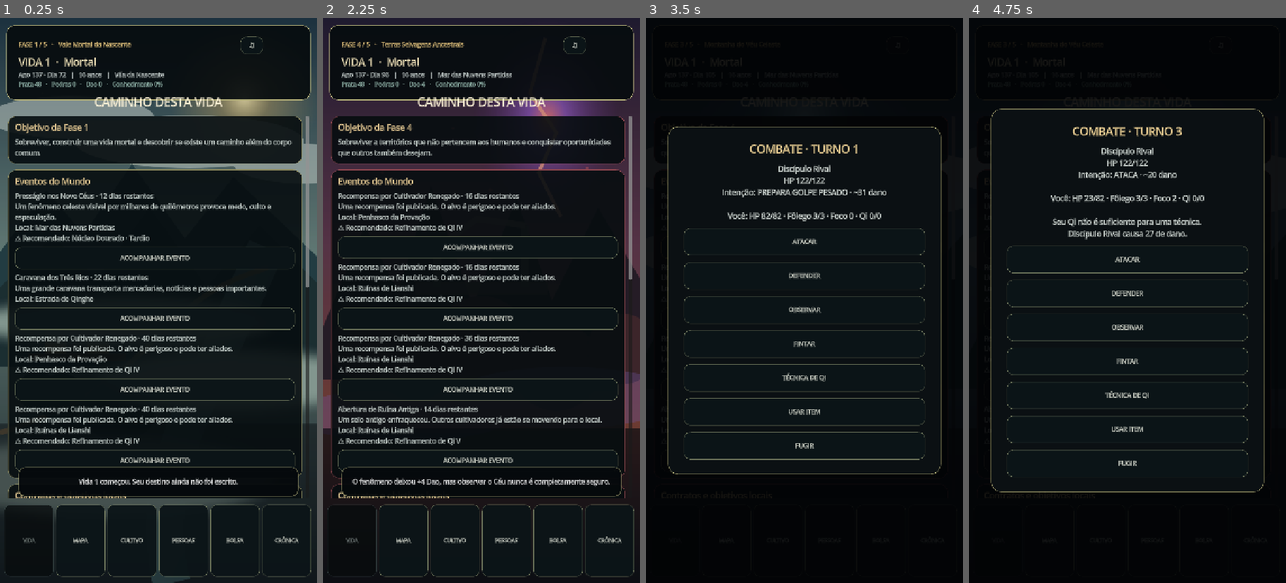
Above: before the commit, frames 1-4 (left to right).
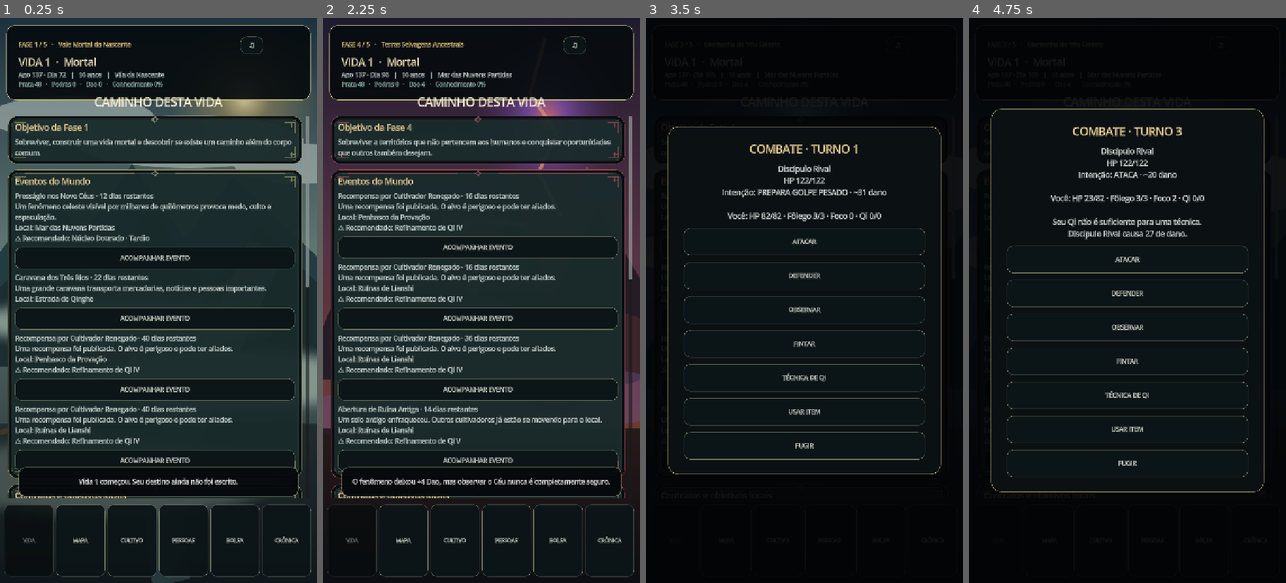
Above: after the commit, the same moments.

Repository: kanintsu/Nove-ceus
Game: Godot game, scene res://main.tscn
Two runs of this game, one before a commit and one after it. Both use one fixed random seed, a clock stepped at 60 frames per second and the inputs below.
Inputs:
- Up to frame 1 (0.25 s): no input
- Up to frame 2 (2.25 s): click "♫" at 0.5 s; click "×" at 1.25 s; click "ACOMPANHAR EVENTO" at 2 s
- Up to frame 3 (3.5 s): click "ACOMPANHAR EVENTO" at 2.75 s
- Up to frame 4 (4.75 s): click "ACOMPANHAR EVENTO" at 3.5 s; click "ACOMPANHAR EVENTO" at 4.25 s

The runs differ from the first frame. In frame 1, 15% of the frame differs, in the area x 2-96%, y 17-85%; in frame 2, 33%; in frame 3, less than 0.1%; in frame 4, less than 0.1%.

Commit message:
visual: rebuild cards with true ornamental frame

Diff:
--- a/scripts/mobile/mobile_card.gd
+++ b/scripts/mobile/mobile_card.gd
@@ -1,24 +1,76 @@
 class_name MobileCard
 extends VBoxContainer
 
-var panel_color := Color(0.055,0.075,0.085,0.90)
-var border_color := Color(0.55,0.50,0.36,0.45)
+var panel_color := Color("#10262b")
+var border_color := Color("#b99f61")
+var inner_glow := Color("#6aa8a0")
 
 func _ready() -> void:
 	add_theme_constant_override("separation",8)
 	custom_minimum_size = Vector2(668,0)
 	queue_redraw()
 
-func _draw() -> void:
+func _notification(what:int) -> void:
+	if what == NOTIFICATION_DRAW:
+		_draw_card()
+
+func _draw_card() -> void:
 	var style := StyleBoxFlat.new()
 	style.bg_color = panel_color
-	style.corner_radius_top_left = 18
-	style.corner_radius_top_right = 18
-	style.corner_radius_bottom_left = 18
-	style.corner_radius_bottom_right = 18
+	style.bg_color.a = 0.94
+	style.corner_radius_top_left = 20
+	style.corner_radius_top_right = 20
+	style.corner_radius_bottom_left = 20
+	style.corner_radius_bottom_right = 20
 	style.border_width_left = 1
 	style.border_width_right = 1
 	style.border_width_top = 1
 	style.border_width_bottom = 1
-	style.border_color = border_color
+	style.border_color = Color(border_color,0.72)
 	draw_style_box(style,Rect2(Vector2.ZERO,size))
+
+	# double frame
+	var inner := Rect2(Vector2(7,7),size-Vector2(14,14))
+	draw_style_box(_frame_box(Color(inner_glow,0.18),Color(border_color,0.24),15),inner)
+
+	# ornamental top rail
+	var rail_y := 8.0
+	draw_line(Vector2(38,rail_y),Vector2(size.x*0.43,rail_y),Color(border_color,0.55),1.0)
+	draw_line(Vector2(size.x*0.57,rail_y),Vector2(size.x-38,rail_y),Color(border_color,0.55),1.0)
+	var cx := size.x*0.5
+	var diamond := PackedVector2Array([
+		Vector2(cx-8,rail_y),Vector2(cx,rail_y-8),
+		Vector2(cx+8,rail_y),Vector2(cx,rail_y+8)
+	])
+	draw_colored_polygon(diamond,Color(border_color,0.80))
+	var inner_diamond := PackedVector2Array([
+		Vector2(cx-4,rail_y),Vector2(cx,rail_y-4),
+		Vector2(cx+4,rail_y),Vector2(cx,rail_y+4)
+	])
+	draw_colored_polygon(inner_diamond,Color("#17383d"))
+
+	_draw_corner(Vector2(15,15),Vector2(1,1))
+	_draw_corner(Vector2(size.x-15,15),Vector2(-1,1))
+	_draw_corner(Vector2(15,size.y-15),Vector2(1,-1))
+	_draw_corner(Vector2(size.x-15,size.y-15),Vector2(-1,-1))
+
+func _draw_corner(origin:Vector2,dir:Vector2) -> void:
+	var c := Color(border_color,0.72)
+	draw_line(origin,origin+Vector2(dir.x*25,0),c,2.0)
+	draw_line(origin,origin+Vector2(0,dir.y*25),c,2.0)
+	draw_line(origin+Vector2(dir.x*8,0),origin+Vector2(dir.x*8,dir.y*12),c,1.0)
+	draw_line(origin+Vector2(0,dir.y*8),origin+Vector2(dir.x*12,dir.y*8),c,1.0)
+
+func _frame_box(bg:Color,border:Color,radius:int) -> StyleBoxFlat:
+	var s := StyleBoxFlat.new()
+	s.bg_color = bg
+	s.corner_radius_top_left = radius
+	s.corner_radius_top_right = radius
+	s.corner_radius_bottom_left = radius
+	s.corner_radius_bottom_right = radius
+	s.border_width_left = 1
+	s.border_width_right = 1
+	s.border_width_top = 1
+	s.border_width_bottom = 1
+	s.border_color = border
+	return s
